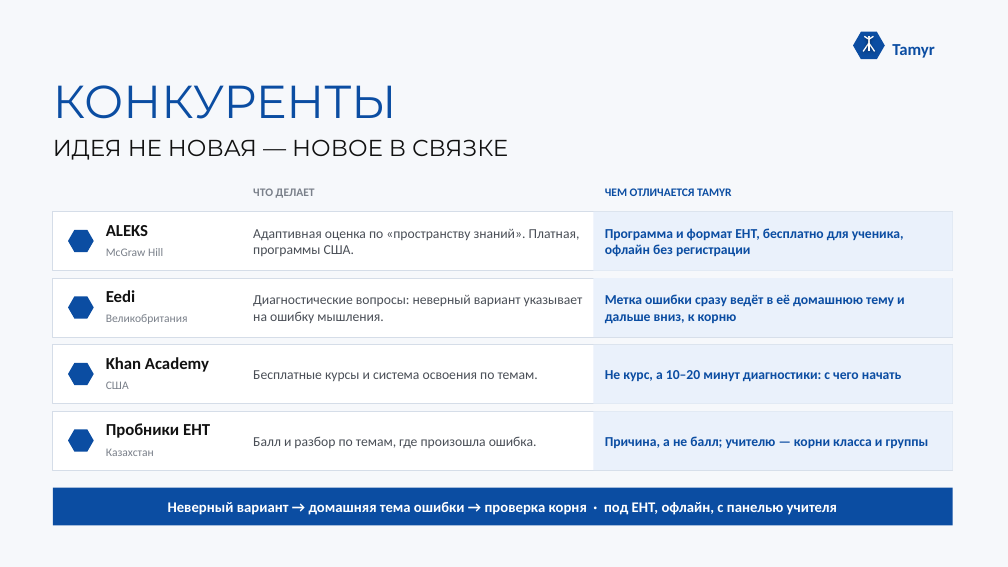
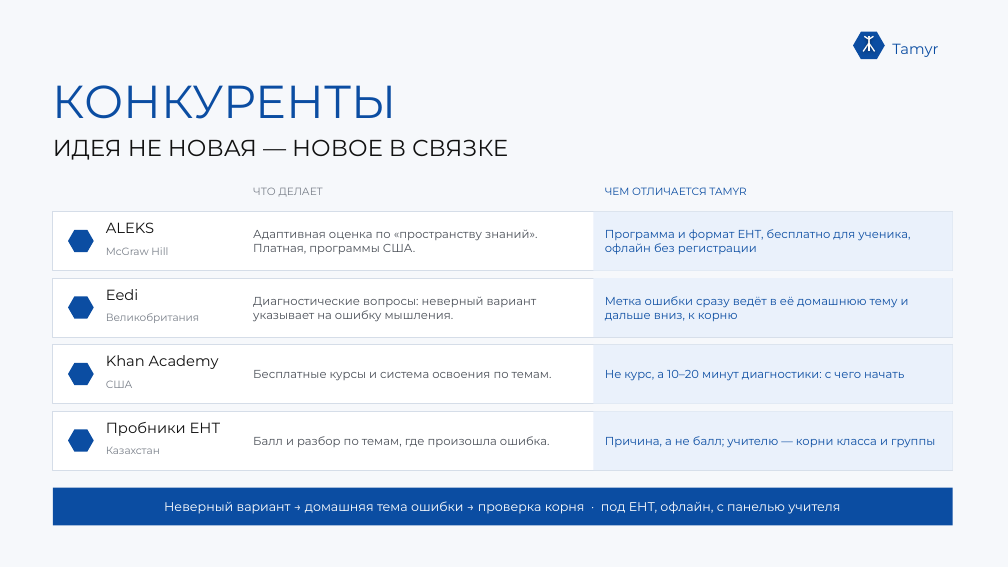
Before and after one commit to sas1k00/hackathonchik, a slide deck: slide 8 of docs/Tamyr_VentureHack2026.pptx. Drawn at 1008x567 pixels with LibreOffice and Linux fonts; fonts in the diff are those of the drawing. Boxes give left, top, right and bottom in pixels: in the first picture for what was removed or moved away, otherwise in the second. Text is boxed around its words. In the diff, an @@ line names an element or a change of style, - is before the commit and + after.

```diff
--- a/docs/Tamyr_VentureHack2026.pptx
+++ b/docs/Tamyr_VentureHack2026.pptx
@@ text "ЧТО ДЕЛАЕТ" at (x1=253, y1=187, x2=323, y2=197): size 11 to 10 pt, font Calibri to Montserrat, bold off @@
@@ text "ЧЕМ ОТЛИЧАЕТСЯ TAMYR" at (x1=605, y1=187, x2=746, y2=195): size 11 to 10 pt, font Calibri to Montserrat, bold off @@
@@ size 16 to 14 pt, font Calibri to Montserrat, bold off in 5 elements at (x1=892, y1=43, x2=938, y2=57), (x1=106, y1=222, x2=154, y2=233), (x1=106, y1=289, x2=139, y2=300), (x1=106, y1=355, x2=219, y2=369), (x1=106, y1=422, x2=220, y2=436) @@
@@ size 13 to 11 pt, font Calibri to Montserrat in 4 elements at (x1=253, y1=230, x2=537, y2=254), (x1=253, y1=297, x2=537, y2=322), (x1=253, y1=370, x2=552, y2=381), (x1=253, y1=436, x2=550, y2=447) @@
@@ size 13 to 11 pt, font Calibri to Montserrat, bold off in 4 elements at (x1=605, y1=229, x2=910, y2=255), (x1=605, y1=296, x2=909, y2=321), (x1=605, y1=370, x2=904, y2=381), (x1=605, y1=436, x2=935, y2=448) @@
@@ size 11 to 10 pt, font Calibri to Montserrat in 4 elements at (x1=106, y1=247, x2=168, y2=255), (x1=106, y1=313, x2=199, y2=323), (x1=106, y1=380, x2=133, y2=388), (x1=106, y1=447, x2=160, y2=454) @@
@@ rectangle "Неверный вариант → домашняя тема ..." at (x1=53, y1=488, x2=953, y2=526): size 14 to 12 pt, font Calibri to Montserrat, bold off @@
```
Also in this commit, not shown: 10 other slides changed, 1 other file.
